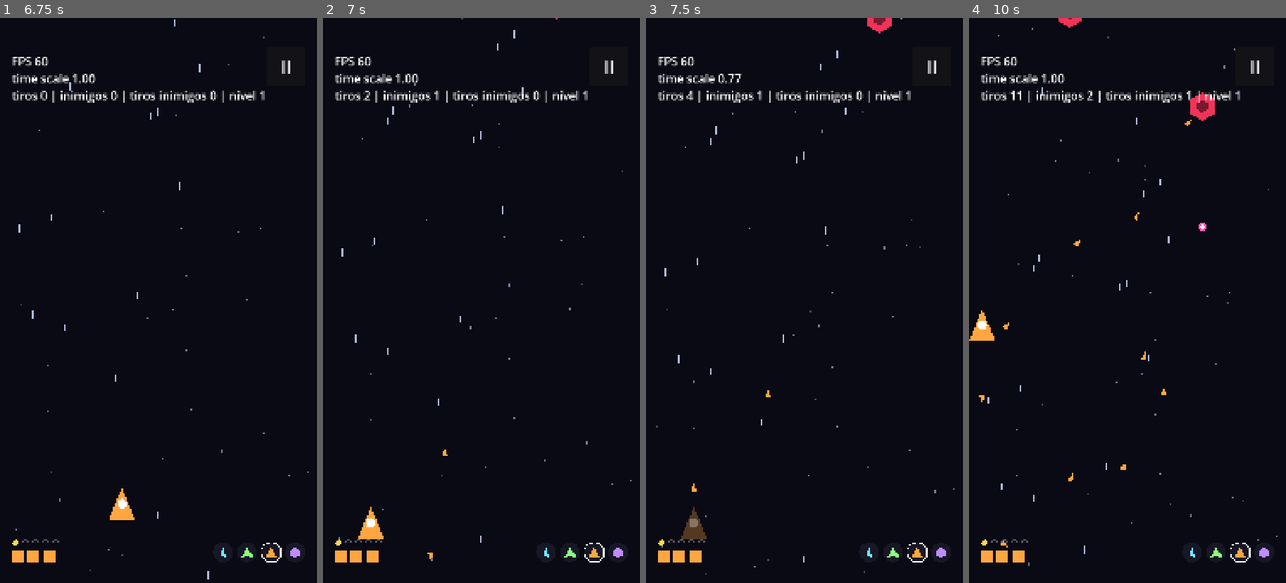
Above: before the commit, frames 1-4 (left to right).
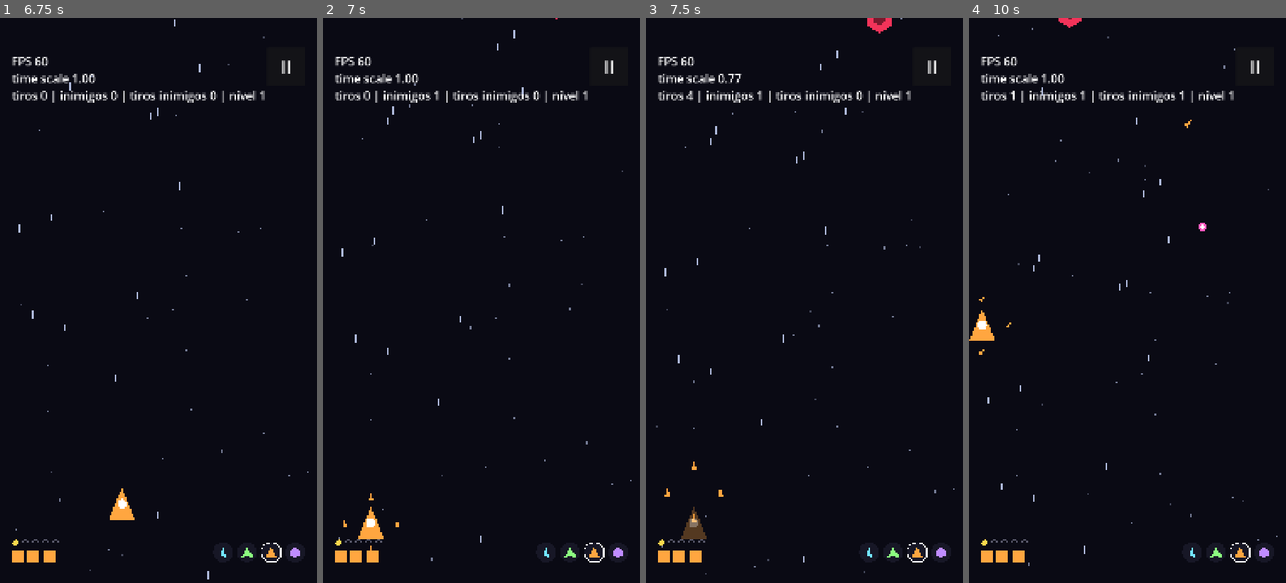
Above: after the commit, the same moments.

Repository: GDPonsoni/Nucleon-Squad-3D
Game: Godot game, scene res://scenes/menu.tscn
Same seed, same stepped clock (60 frames per second), same inputs: the game is played once before the commit and once after it.
Inputs (mouse positions are in pixels of both pictures, inside the frame that each line leads up to):
- Up to frame 1 (6.75 s): click "Play" at 0.5 s; click "II" at 1.25 s; click "Resume" at 2 s; click "II" at 2.75 s; click "Resume" at 3.5 s; click "II" at 4.25 s; click "Resume" at 5 s; move the mouse to (142, 413) at 5.77 s; click (142, 413) at 5.92 s; drag from (253, 385) to (142, 413) at 6.52 s
- Up to frame 2 (7 s): no input
- Up to frame 3 (7.5 s): move the mouse to (709, 215) at 7.27 s; click (709, 215) at 7.42 s
- Up to frame 4 (10 s): drag from (1143, 300) to (1032, 215) at 8.02 s; move the mouse to (1079, 159) at 8.77 s; click (1079, 159) at 8.92 s; drag from (1197, 272) to (1079, 159) at 9.52 s

Frame 1 is identical in both runs. In frame 2, less than 0.1% of the frame differs, in the area x 6-40%, y 13-96%; in frame 3, less than 0.1%; in frame 4, 1.1%, in the area x 3-86%, y 12-94%.

Commit message:
feat(weapons): mísseis surgem em anel, miram e disparam juntos por onda
A onda surge ao redor da nave, mira por 0,35 s e dispara de uma vez; a
próxima só surge após uma pausa (wave_cooldown_seconds). Dano por
segundo no nível 5 cai de ~31 para ~15. Remove o atraso de perseguição
do projétil, que não é mais usado.

Co-Authored-By: Claude Opus 5.5 <noreply@anthropic.com>

Diff:
--- a/data/weapons/homing.tres
+++ b/data/weapons/homing.tres
@@ -5,82 +5,72 @@
 
 [sub_resource type="Resource" id="WeaponLevel_lv1"]
 script = ExtResource("2_level")
-damage = 1
-fire_rate = 3.0
+damage = 2
 projectile_speed = 1100.0
 projectile_size = Vector2(18, 30)
 projectile_shape = 2
-projectile_count = 2
+projectile_count = 4
 homing_turn_degrees = 300.0
 projectile_lifetime = 2.0
-wave_spacing_seconds = 0.025
-launch_radius = 60.0
-launch_speed = 500.0
-homing_delay_seconds = 0.3
+aim_seconds = 0.35
+wave_cooldown_seconds = 1.25
+launch_radius = 90.0
 homing_turn_growth_degrees = 900.0
 
 [sub_resource type="Resource" id="WeaponLevel_lv2"]
 script = ExtResource("2_level")
-damage = 1
-fire_rate = 3.0
+damage = 2
 projectile_speed = 1100.0
 projectile_size = Vector2(18, 30)
 projectile_shape = 2
-projectile_count = 4
+projectile_count = 5
 homing_turn_degrees = 330.0
 projectile_lifetime = 2.0
-wave_spacing_seconds = 0.025
-launch_radius = 60.0
-launch_speed = 500.0
-homing_delay_seconds = 0.3
+aim_seconds = 0.35
+wave_cooldown_seconds = 1.05
+launch_radius = 90.0
 homing_turn_growth_degrees = 900.0
 
 [sub_resource type="Resource" id="WeaponLevel_lv3"]
 script = ExtResource("2_level")
-damage = 1
-fire_rate = 3.8
+damage = 2
 projectile_speed = 1100.0
 projectile_size = Vector2(18, 30)
 projectile_shape = 2
-projectile_count = 5
+projectile_count = 6
 homing_turn_degrees = 360.0
 projectile_lifetime = 2.0
-wave_spacing_seconds = 0.025
-launch_radius = 60.0
-launch_speed = 500.0
-homing_delay_seconds = 0.3
+aim_seconds = 0.35
+wave_cooldown_seconds = 0.85
+launch_radius = 90.0
 homing_turn_growth_degrees = 900.0
 
 [sub_resource type="Resource" id="WeaponLevel_lv4"]
 script = ExtResource("2_level")
-damage = 1
-fire_rate = 3.9
+damage = 2
 projectile_speed = 1100.0
 projectile_size = Vector2(18, 30)
 projectile_shape = 2
 projectile_count = 7
 homing_turn_degrees = 400.0
 projectile_lifetime = 2.0
-wave_spacing_seconds = 0.025
-launch_radius = 60.0
-launch_speed = 500.0
-homing_delay_seconds = 0.3
+aim_seconds = 0.35
+wave_cooldown_seconds = 0.75
+launch_radius = 90.0
 homing_turn_growth_degrees = 900.0
 
 [sub_resource type="Resource" id="WeaponLevel_lv5"]
 script = ExtResource("2_level")
-damage = 1
-fire_rate = 4.0
+damage = 2
 projectile_speed = 1100.0
 projectile_size = Vector2(18, 30)
 projectile_shape = 2
 projectile_count = 8
 homing_turn_degrees = 450.0
 projectile_lifetime = 2.0
-wave_spacing_seconds = 0.025
-launch_radius = 60.0
-launch_speed = 500.0
-homing_delay_seconds = 0.3
+aim_seconds = 0.35
+wave_cooldown_seconds = 0.65
+launch_radius = 90.0
 homing_turn_growth_degrees = 900.0
 
 [resource]
--- a/scripts/weapons/bullet.gd
+++ b/scripts/weapons/bullet.gd
@@ -13,9 +13,6 @@
 ## Aumento do giro por segundo enquanto persegue: fecha a curva e evita circular o alvo.
 var homing_turn_growth: float = 0.0
 var target_finder: Callable
-## Segundos até começar a perseguir; ao começar, a velocidade vira cruise_speed (0 = mantém).
-var homing_delay: float = 0.0
-var cruise_speed: float = 0.0
 ## Segundos até sumir (0 = só some ao sair da tela). Evita míssil circulando o alvo para sempre.
 var life_left: float = 0.0
 
@@ -32,8 +29,6 @@
 	homing_turn_rate = 0.0
 	homing_turn_growth = 0.0
 	target_finder = Callable()
-	homing_delay = 0.0
-	cruise_speed = 0.0
 	life_left = 0.0
 	_size = size
 	_color = color
@@ -50,11 +45,7 @@
 		if life_left <= 0.0:
 			expire()
 			return
-	if homing_delay > 0.0:
-		homing_delay -= delta
-		if homing_delay <= 0.0 and cruise_speed > 0.0:
-			velocity = velocity.normalized() * cruise_speed
-	elif homing_turn_rate > 0.0 and target_finder.is_valid():
+	if homing_turn_rate > 0.0 and target_finder.is_valid():
 		homing_turn_rate += homing_turn_growth * delta
 		var target: Node2D = target_finder.call(position)
 		if target != null:
--- a/scripts/weapons/homing_weapon.gd
+++ b/scripts/weapons/homing_weapon.gd
@@ -1,40 +1,67 @@
 class_name HomingWeapon
 extends Weapon
-## Mísseis em ondas: cada onda solta N mísseis em volta da nave, um após o outro,
-## girando como um relógio. Eles se afastam devagar e só depois perseguem o alvo.
+## Mísseis em ondas: a onda surge em anel ao redor da nave, mira por um instante
+## e dispara de uma vez; a próxima onda só surge depois de uma pausa.
 
-var _cooldown: float = 0.0
-var _pending: int = 0  # mísseis que faltam na onda atual
-var _next_launch: float = 0.0
-var _angle: float = -PI * 0.5  # continua entre ondas (efeito espiral)
+enum Phase { COOLDOWN, AIMING }
+
+var _phase: Phase = Phase.COOLDOWN
+var _timer: float = 0.0
+var _aim_angle: float = -PI * 0.5  # direção para onde os mísseis da onda apontam
+
+
+func set_level(number: int) -> void:
+	super(number)
+	_phase = Phase.COOLDOWN
+	_timer = 0.0
 
 
 func _process(delta: float) -> void:
 	# delta escalado: as ondas também desaceleram na câmera lenta
-	_cooldown -= delta
-	if _cooldown <= 0.0 and _pending == 0:
-		_cooldown += 1.0 / stats.fire_rate
-		_pending = stats.projectile_count
-		_next_launch = 0.0
-
-	_next_launch -= delta
-	while _pending > 0 and _next_launch <= 0.0:
-		_launch()
-		_pending -= 1
-		_next_launch += stats.wave_spacing_seconds
+	_timer -= delta
+	if _phase == Phase.COOLDOWN:
+		if _timer <= 0.0:
+			_phase = Phase.AIMING
+			_timer = stats.aim_seconds
+	else:
+		var target: Enemy = context.nearest_enemy(global_position)
+		var goal: float = -PI * 0.5 if target == null else (target.position - global_position).angle()
+		_aim_angle = rotate_toward(_aim_angle, goal, TAU * delta)
+		if _timer <= 0.0:
+			_launch_wave()
+			_phase = Phase.COOLDOWN
+			_timer = stats.wave_cooldown_seconds
+	queue_redraw()
 
 
-func _launch() -> void:
-	var dir := Vector2.from_angle(_angle)
-	_angle = wrapf(_angle + TAU / stats.projectile_count, 0.0, TAU)
-	var bullet := context.player_bullets.acquire() as Bullet
-	if bullet == null:
+func _launch_wave() -> void:
+	var dir := Vector2.from_angle(_aim_angle)
+	for i in stats.projectile_count:
+		var bullet := context.player_bullets.acquire() as Bullet
+		if bullet == null:
+			return
+		bullet.activate(global_position + _slot(i), dir * stats.projectile_speed, stats.damage,
+			stats.projectile_size, data.color, stats.projectile_shape)
+		bullet.life_left = stats.projectile_lifetime
+		bullet.homing_turn_rate = deg_to_rad(stats.homing_turn_degrees)
+		bullet.homing_turn_growth = deg_to_rad(stats.homing_turn_growth_degrees)
+		bullet.target_finder = context.nearest_enemy
+
+
+## Posição de cada míssil no anel, relativa à nave.
+func _slot(index: int) -> Vector2:
+	return Vector2.from_angle(-PI * 0.5 + TAU * index / stats.projectile_count) * stats.launch_radius
+
+
+func _draw() -> void:
+	if _phase != Phase.AIMING:
 		return
-	bullet.activate(global_position + dir * stats.launch_radius, dir * stats.launch_speed, stats.damage,
-		stats.projectile_size, data.color, stats.projectile_shape)
-	bullet.life_left = stats.projectile_lifetime
-	bullet.homing_turn_rate = deg_to_rad(stats.homing_turn_degrees)
-	bullet.homing_turn_growth = deg_to_rad(stats.homing_turn_growth_degrees)
-	bullet.homing_delay = stats.homing_delay_seconds
-	bullet.cruise_speed = stats.projectile_speed
-	bullet.target_finder = context.nearest_enemy
+	# Os mísseis crescem enquanto miram
+	var grow: float = 1.0 - clampf(_timer / stats.aim_seconds, 0.0, 1.0)
+	var half: Vector2 = stats.projectile_size * 0.5 * lerpf(0.3, 1.0, grow)
+	for i in stats.projectile_count:
+		draw_set_transform(_slot(i), _aim_angle + PI * 0.5)
+		draw_colored_polygon(PackedVector2Array([
+			Vector2(0.0, -half.y), Vector2(half.x, half.y), Vector2(-half.x, half.y),
+		]), data.color)
+	draw_set_transform(Vector2.ZERO)
--- a/scripts/weapons/weapon_level.gd
+++ b/scripts/weapons/weapon_level.gd
@@ -4,7 +4,7 @@
 
 @export var damage: int = 1
 
-@export_group("Projéteis (Leque, Mísseis)")  # nos Mísseis: fire_rate = ondas/s, count = mísseis por onda
+@export_group("Projéteis (Leque, Mísseis)")  # nos Mísseis, count = mísseis por onda
 @export var fire_rate: float = 8.0  # disparos por segundo
 @export var projectile_speed: float = 2000.0
 @export var projectile_size: Vector2 = Vector2(10.0, 32.0)
@@ -15,10 +15,9 @@
 @export var projectile_lifetime: float = 0.0  # segundos (0 = até sair da tela)
 
 @export_group("Mísseis em ondas")
-@export var wave_spacing_seconds: float = 0.025  # entre mísseis da mesma onda
-@export var launch_radius: float = 60.0  # distância da nave onde o míssil surge
-@export var launch_speed: float = 500.0  # velocidade ao se afastar da nave
-@export var homing_delay_seconds: float = 0.3  # tempo se afastando antes de perseguir
+@export var aim_seconds: float = 0.35  # a onda surge e mira antes de disparar
+@export var wave_cooldown_seconds: float = 1.0  # pausa entre o disparo e a próxima onda
+@export var launch_radius: float = 90.0  # raio do anel onde os mísseis surgem
 @export var homing_turn_growth_degrees: float = 0.0  # aumento do giro por segundo ao perseguir
 
 @export_group("Raio")
